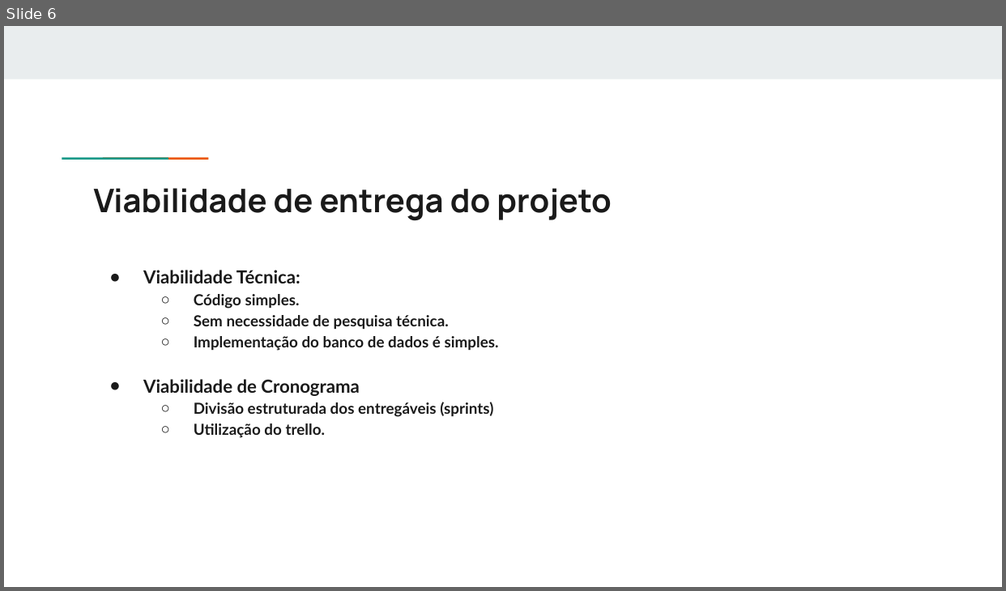
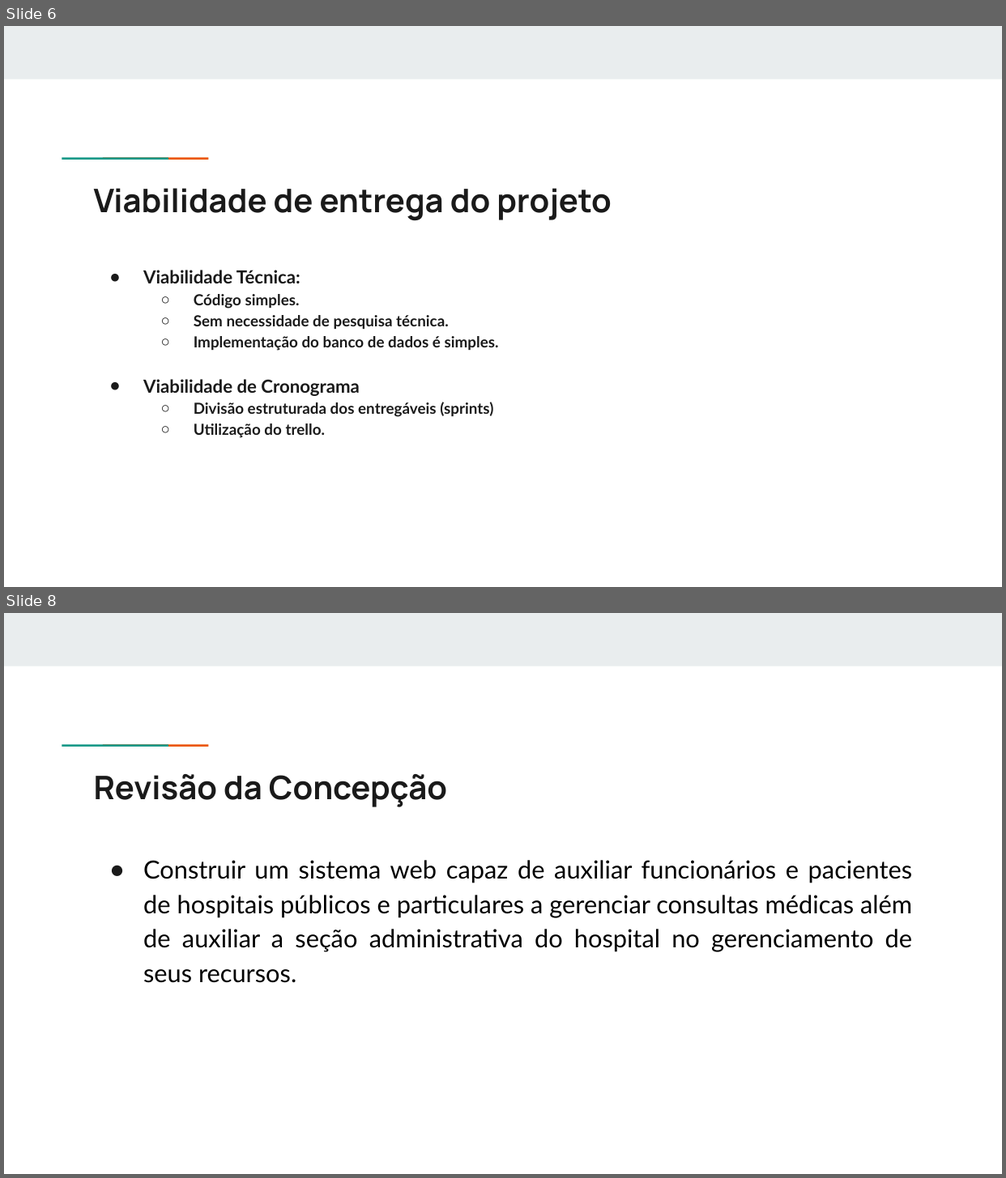
Before and after one commit to MaxCosta0/engenharia-de-software, a slide deck: ApresentacaoSGH.pptx. Shown one above the other, each under a label of ours: slide 6 before the commit, slides 6 and 8 after it; the slides between them are not shown. The pictures are 1006x591 and 1006x1178 pixels, drawn with LibreOffice and Linux fonts; fonts in the diff are those of the drawing. Boxes give left, top, right and bottom in pixels: in the first picture for what was removed or moved away, otherwise in the second. Text is boxed around its words. In the diff, an @@ line names an element or a change of style, - is before the commit and + after.

```diff
--- a/ApresentacaoSGH.pptx
+++ b/ApresentacaoSGH.pptx
@@ slide 8 added at <box>4,613,1002,1174</box>, background #FFFFFF; not listed: 3 template elements that a slide beside it also shows @@
@@ title added at <box>94,774,447,807</box>, 23.4 pt, text #1A1A1A, bold @@
+Revisão da Concepção
@@ text added at <box>143,860,913,983</box>, 18 pt, text #000000 @@
+● Construir um sistema web capaz de auxiliar funcionários e pacientes de hospitais públicos e particulares a gerenciar consultas médicas além de auxiliar a seção administrativa do hospital no gerenciamento de seus recursos.
```
Also in this commit, not shown: 6 other slides added.
